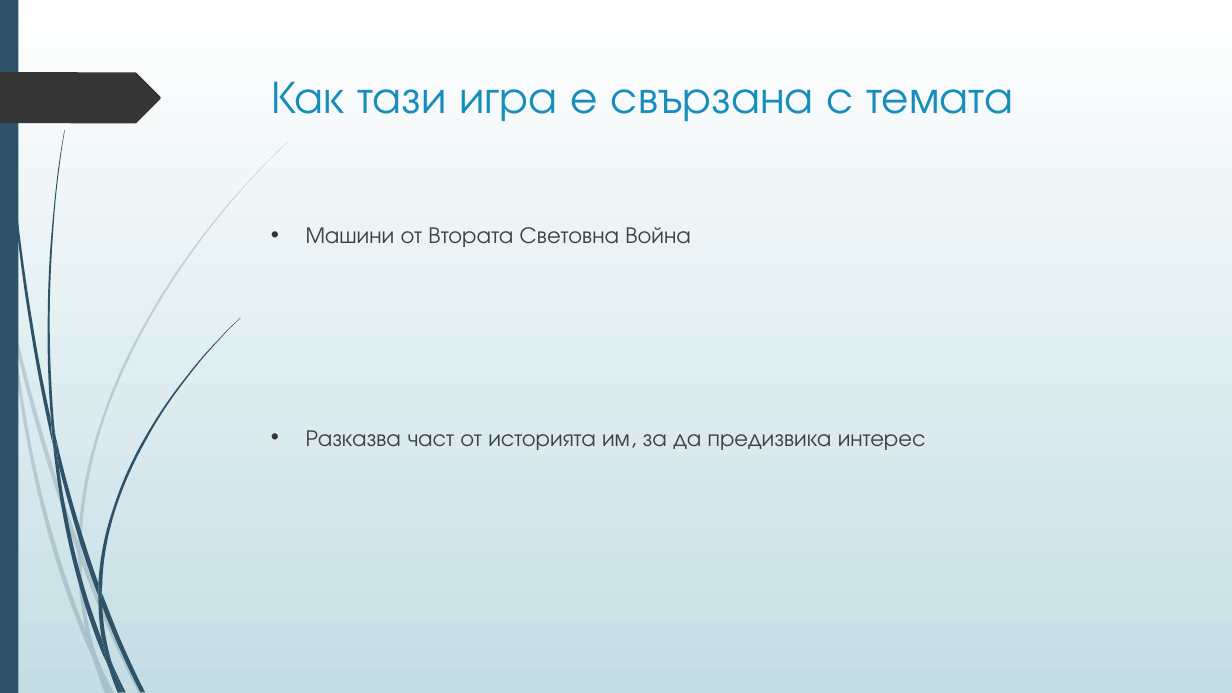
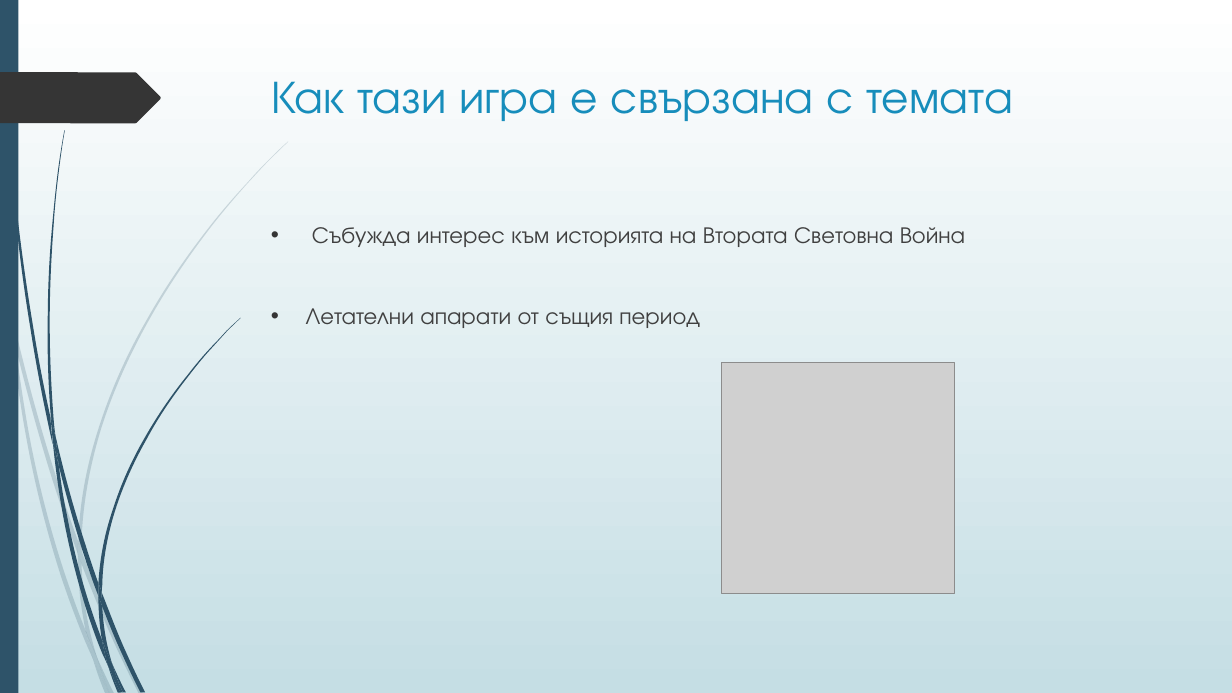
Before and after one commit to boki1/Hack30xTUES-, a slide deck: slide 5 of Hack 30 xTUES presentation.pptx (slide 4 before the commit). Drawn at 1232x693 pixels with LibreOffice and Linux fonts; fonts in the diff are those of the drawing; grey boxes stand for pictures. Boxes give left, top, right and bottom in pixels: in the first picture for what was removed or moved away, otherwise in the second. Text is boxed around its words. In the diff, an @@ line names an element or a change of style, - is before the commit and + after.

```diff
--- a/Hack 30 xTUES presentation.pptx
+++ b/Hack 30 xTUES presentation.pptx
@@ text at <box>306,227,965,328</box>: text changed @@
-• Машини от Втората Световна Война
-• Разказва част от историята им, за да предизвика интерес
+• Събужда интерес към историята на Втората Световна Война
+• Летателни апарати от същия период
@@ picture added at <box>722,362,955,594</box> @@
```
Also in this commit, not shown: 3 other slides changed, 6 slides added, 1 slide removed.
